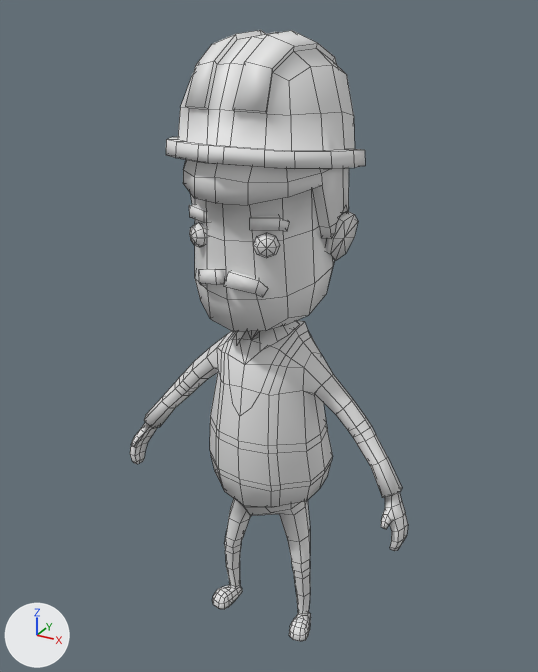
The Blender file Assets/Models/worker.blend as it was, and as the next commit left it.
Rendered twice from a 50 mm camera at (2.73, -5.0, 5.39) aimed at (-0.04, 0.04, 2.86). The axes (+X, +Y, +Z) are drawn at lower left. The lights are the same throughout. Mesh edges are drawn as thin lines. The same objects are shown in both versions, whatever each file hides.

Objects in the first picture: 'worker'.
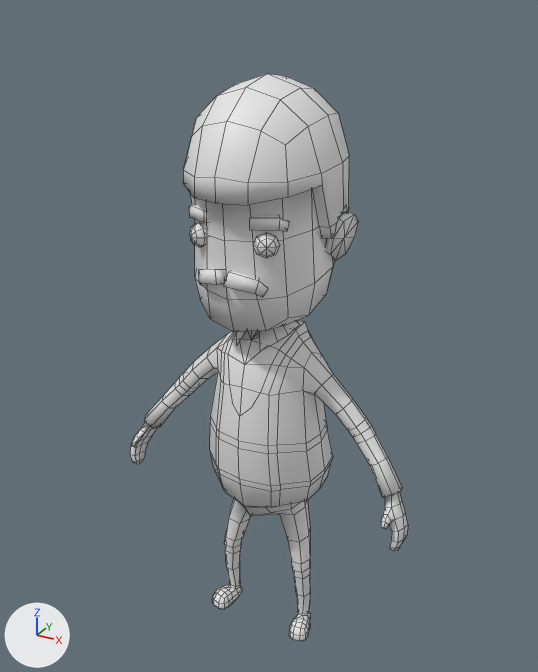
The change in detail:
me_cube has 562 vertices, 528 faces and spans x 0.0..1.35, y -0.87..0.75, z 0.0..5.24.
me_cube is used by ob_worker; location (0.0, 0.0, 0.0).
me_cube part 1: the loose piece of 89 vertices spanning x 0.0..0.7, y -0.87..0.75, z 4.25..5.24 is deleted.

Boxes (x1, y1, x2, y2) around the edits, measured in the pictures (538 x 672 px):
'worker', reshaped (7% shorter): before (130, 30, 408, 641); after (130, 74, 408, 641)
part 1 of me_cube, deleted: before (166, 30, 365, 169)
